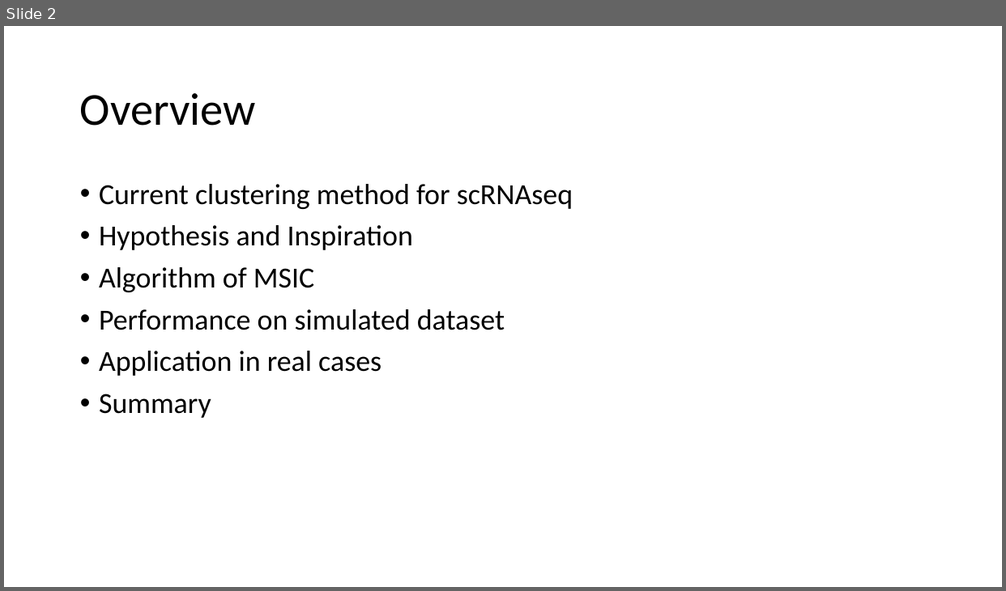
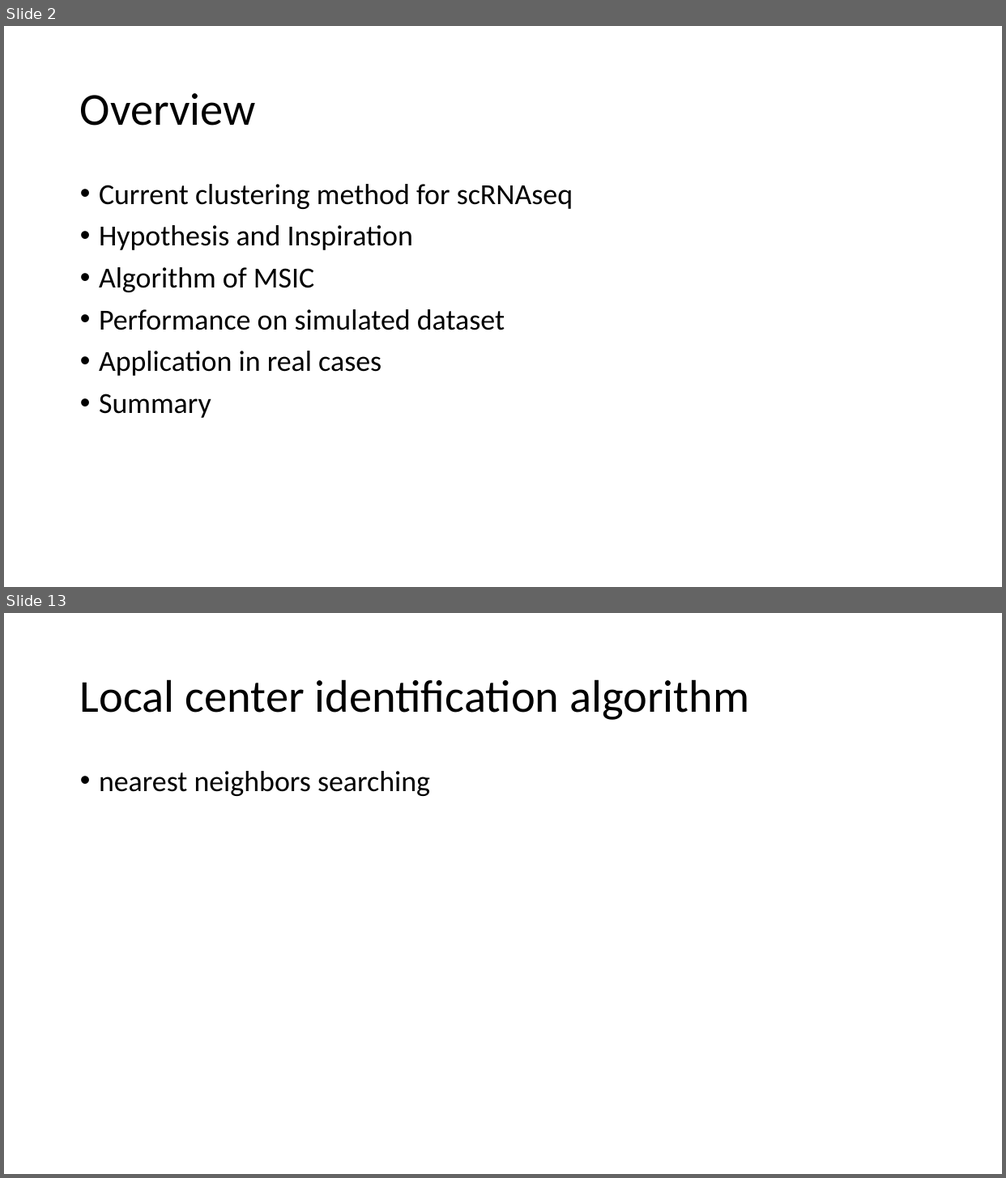
Before and after one commit to leezx/GBSI, a slide deck: MSIC.pptx. Shown one above the other, each under a label of ours: slide 2 before the commit, slides 2 and 13 after it; the slides between them are not shown. The pictures are 1006x591 and 1006x1178 pixels, drawn with LibreOffice and Linux fonts; fonts in the diff are those of the drawing. Boxes give left, top, right and bottom in pixels: in the first picture for what was removed or moved away, otherwise in the second. Text is boxed around its words. In the diff, an @@ line names an element or a change of style, - is before the commit and + after.

```diff
--- a/MSIC.pptx
+++ b/MSIC.pptx
@@ slide 13 added at (4, 613, 1002, 1174), background #FFFFFF @@
@@ title added at (80, 679, 749, 720), 44 pt, text #000000 @@
+Local center identification algorithm
@@ text added at (99, 771, 430, 796), 28 pt, text #000000 @@
+• nearest neighbors searching
```
Also in this commit, not shown: 4 slides changed, 14 other slides added, 10 other files.
